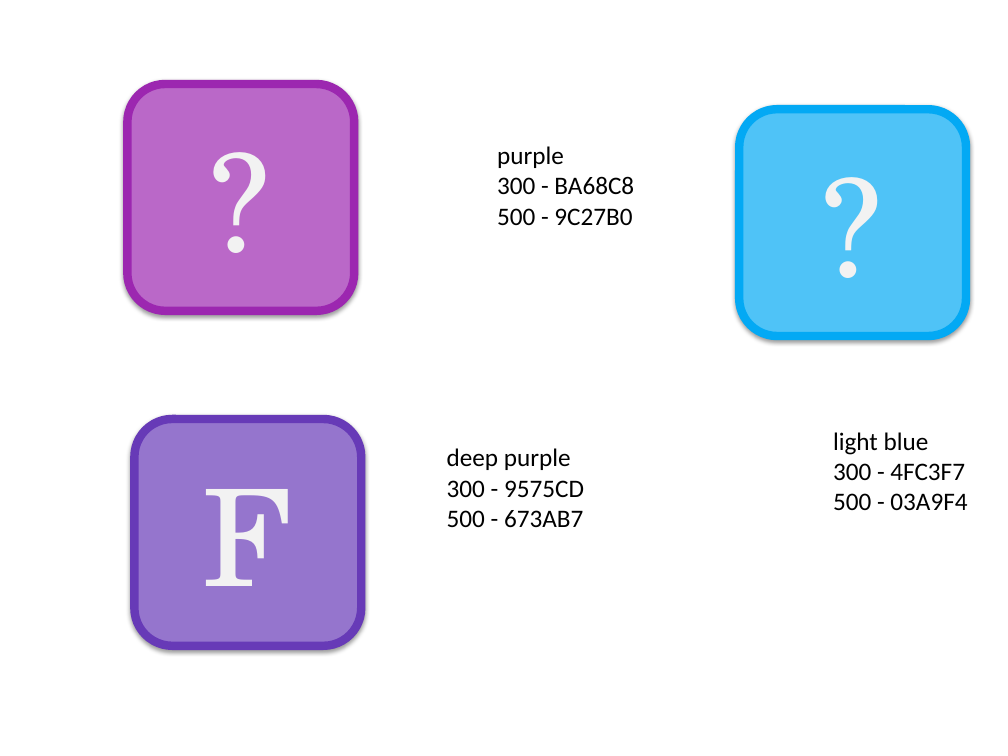
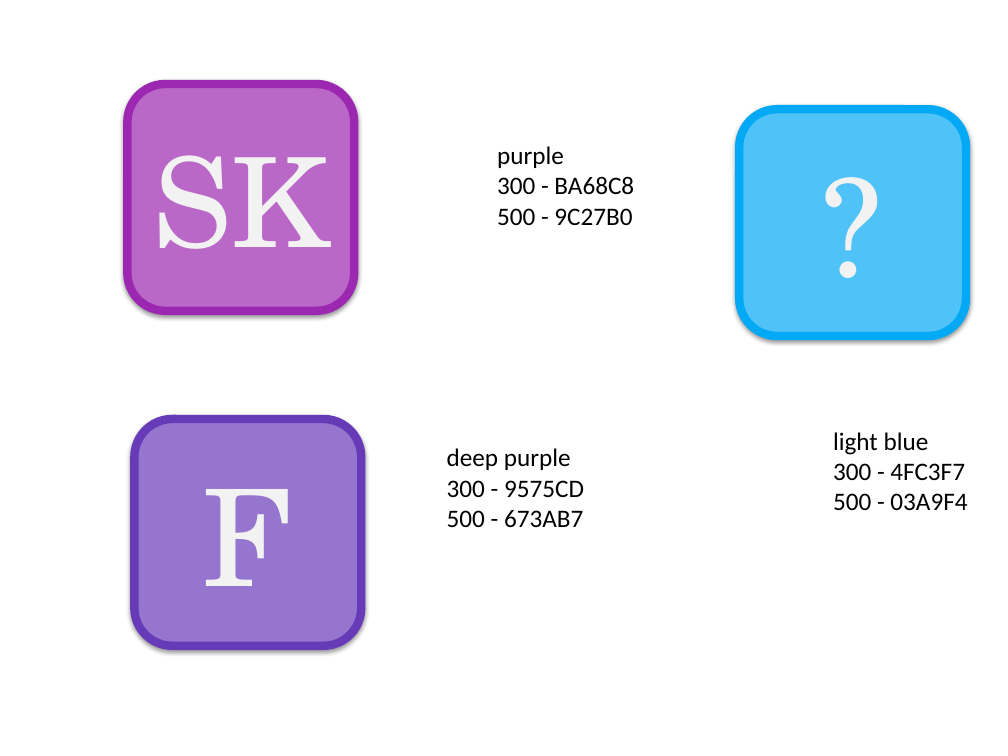
Before and after one commit to lemuelinchrist/hymnsforandroid, a slide deck: slide 5 of HymnIcons.pptx. Drawn at 1008x756 pixels with LibreOffice and Linux fonts; fonts in the diff are those of the drawing. Boxes give left, top, right and bottom in pixels: in the first picture for what was removed or moved away, otherwise in the second. Text is boxed around its words. In the diff, an @@ line names an element or a change of style, - is before the commit and + after.

```diff
--- a/HymnIcons.pptx
+++ b/HymnIcons.pptx
@@ text in rounded rectangle at <box>153,155,328,249</box>: text changed; size 96 to 88.8 pt @@
-?
+SK
```
Also in this commit, not shown: 5 other files.
